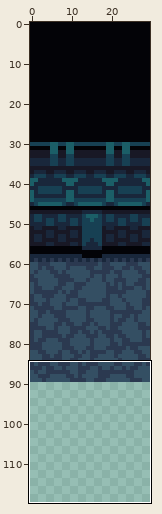
One commit to this sprite sheet: src/images/dungeontiles_1.png. The picture above shows the old version from afar; the outline marks the close-up.
Close-up. Before the commit:
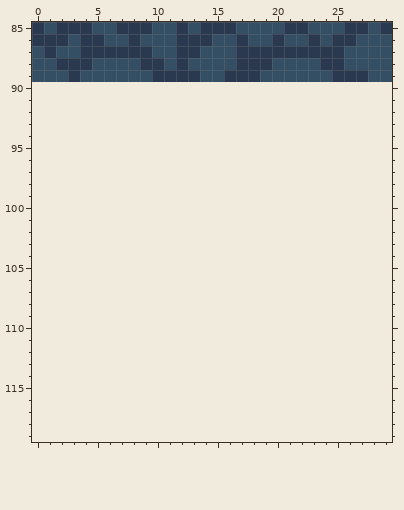
The file is 30x90 pixels. Shown: x 0..29, y 85..119. The old version is drawn lined up with the new one, on the new canvas.
New version:
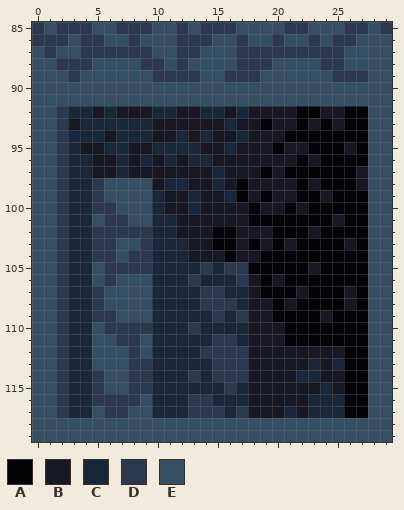
Palette (. is transparent): A #030307  B #181825  C #19273b  D #2b3950  E #344f63
The exact change:
{"change": "canvas 30x90 -> 30x120"}
{"y":90,"x":0,"old":"..............................","new":"EEEEEEEEEEEEEEEEEEEEEEEEEEEEEE"}
{"y":91,"x":0,"old":"..............................","new":"EEEEEEEEEEEEEEEEEEEEEEEEEEEEEE"}
{"y":92,"x":0,"old":"..............................","new":"EEDCCBCBBBCCBBCCBCBBBBAABBAAEE"}
{"y":93,"x":0,"old":"..............................","new":"EEDBCCCCCCBBBBBBCBBABBABABAAEE"}
{"y":94,"x":0,"old":"..............................","new":"EEDCCCBCCCBBCBCBBCBBBAAAAAAAEE"}
{"y":95,"x":0,"old":"..............................","new":"EEDCBBCCBBCCCCBBCBBBABBAAABAEE"}
{"y":96,"x":0,"old":"..............................","new":"EEDCCBBCBCBCBCCBBBBBBBABAAAAEE"}
{"y":97,"x":0,"old":"..............................","new":"EEDCCBBCBBBBBBBCBBBABAAAAAABEE"}
{"y":98,"x":0,"old":"..............................","new":"EEDCCDEEEEBCCBBCBABBBBABAAABEE"}
{"y":99,"x":0,"old":"..............................","new":"EEDCCDEEEECBBCBBCABABBAABAAAEE"}
{"y":100,"x":0,"old":"..............................","new":"EEDCCDDEEECBBCBBBBABBABAAAAAEE"}
{"y":101,"x":0,"old":"..............................","new":"EEDCCEDDEECCBBBBBBAAAAAAABAAEE"}
{"y":102,"x":0,"old":"..............................","new":"EEDCCDDDDDCCBBBAABBBAAABAAAAEE"}
{"y":103,"x":0,"old":"..............................","new":"EEDCCDDEEDCCCBBAABABABAAAABAEE"}
{"y":104,"x":0,"old":"..............................","new":"EEDCCDDEDDCCCBBBABBAAAAAAAAAEE"}
{"y":105,"x":0,"old":"..............................","new":"EEDCCEDDDDCCCCDCDDAAAAABAAAAEE"}
{"y":106,"x":0,"old":"..............................","new":"EEDCCEDEEECCCDCCCDBABAAAAAAAEE"}
{"y":107,"x":0,"old":"..............................","new":"EEDCCDEEEECCCCDDCCBAAABAAABAEE"}
{"y":108,"x":0,"old":"..............................","new":"EEDCCDEEEECCCCDDDCBBABAAAABAEE"}
{"y":109,"x":0,"old":"..............................","new":"EEDCCDDEEECCCCCDCDBBAAAABAAAEE"}
{"y":110,"x":0,"old":"..............................","new":"EEDCCEDDDDCCCDCCCCBBBAAAAAAAEE"}
{"y":111,"x":0,"old":"..............................","new":"EEDCCEEDDECCCCCDDCBBBAAAAAAAEE"}
{"y":112,"x":0,"old":"..............................","new":"EEDCCEEEDECCCCDDDDBBBBBBBBAAEE"}
{"y":113,"x":0,"old":"..............................","new":"EEDCCEEEDDCCCCCDDDBBBBBCBCAAEE"}
{"y":114,"x":0,"old":"..............................","new":"EEDCCDEEDDCCCDCDDDBBBBCCBBAAEE"}
{"y":115,"x":0,"old":"..............................","new":"EEDCCDEEDDCCCCCCDCBBBBBBCBAAEE"}
{"y":116,"x":0,"old":"..............................","new":"EEDCCDDDDECCCDDCCCBBBBBCCCAAEE"}
{"y":117,"x":0,"old":"..............................","new":"EEDCCEDDEECCCDDDCDBBBCBCCCAAEE"}
{"y":118,"x":0,"old":"..............................","new":"EEEEEEEEEEEEEEEEEEEEEEEEEEEEEE"}
{"y":119,"x":0,"old":"..............................","new":"EEEEEEEEEEEEEEEEEEEEEEEEEEEEEE"}
{"label":"added","picture_box":[32,82,392,442]}
